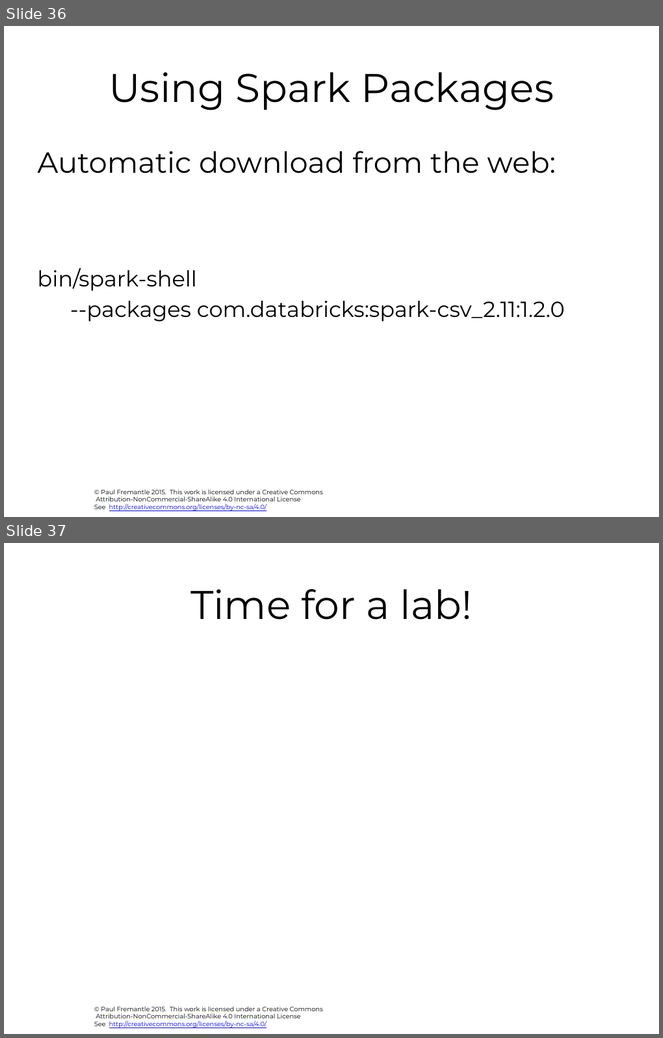
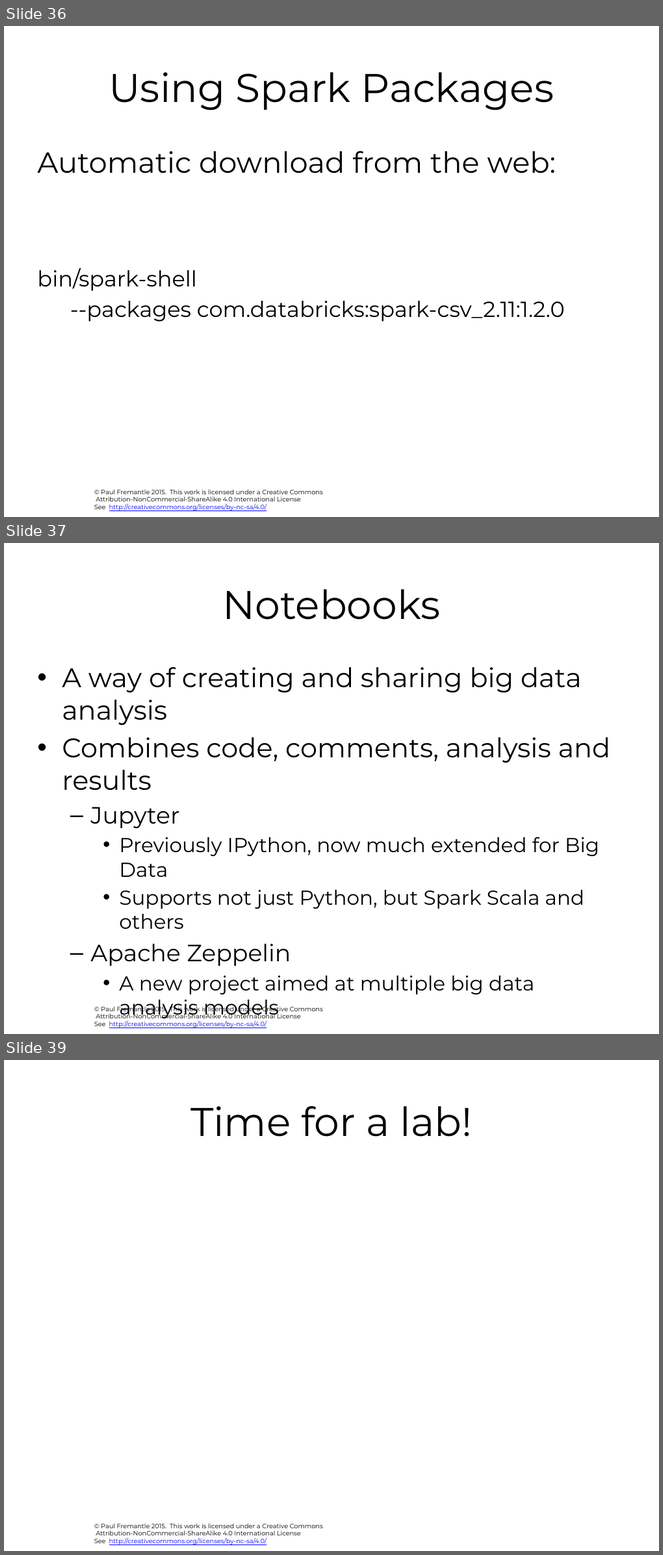
Before and after one commit to pzfreo/ox-clo, a slide deck: pres-source/07-spark-and-adjuncts.pptx. Shown one above the other, each under a label of ours: slides 36 and 37 before the commit, slides 36, 37 and 39 after it; the slides between them are not shown. The pictures are 663x1038 and 663x1555 pixels, drawn with LibreOffice and Linux fonts; fonts in the diff are those of the drawing; background and template pictures are left out. Boxes give left, top, right and bottom in pixels: in the first picture for what was removed or moved away, otherwise in the second. Text is boxed around its words. In the diff, an @@ line names an element or a change of style, - is before the commit and + after.

```diff
--- a/pres-source/07-spark-and-adjuncts.pptx
+++ b/pres-source/07-spark-and-adjuncts.pptx
@@ slide 37 added at (4, 543, 659, 1034), background #FFFFFF; not listed: 1 template element that a slide beside it also shows @@
@@ title added at (222, 589, 440, 620), 44 pt, text #000000 @@
+Notebooks
@@ text added at (62, 667, 611, 995), 22.2 pt, text #000000 @@
+• A way of creating and sharing big data analysis
+• Combines code, comments, analysis and results
+  – Jupyter
+    • Previously IPython, now much extended for Big Data
+    • Supports not just Python, but Spark Scala and others
+  – Apache Zeppelin
+    • A new project aimed at multiple big data analysis models
@@ what was slide 37 is now slide 39 @@
```
Also in this commit, not shown: 1 slide changed, 1 other slide added, 24 other files.
